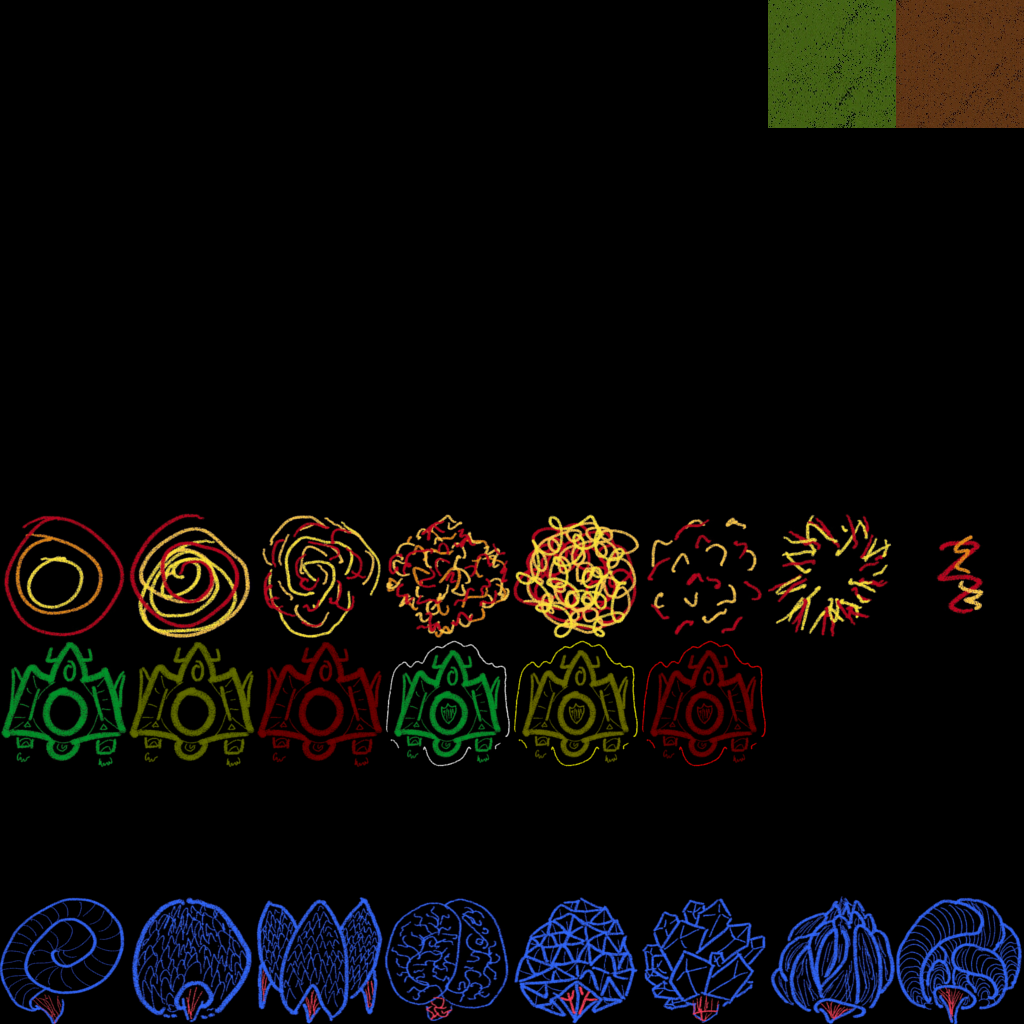
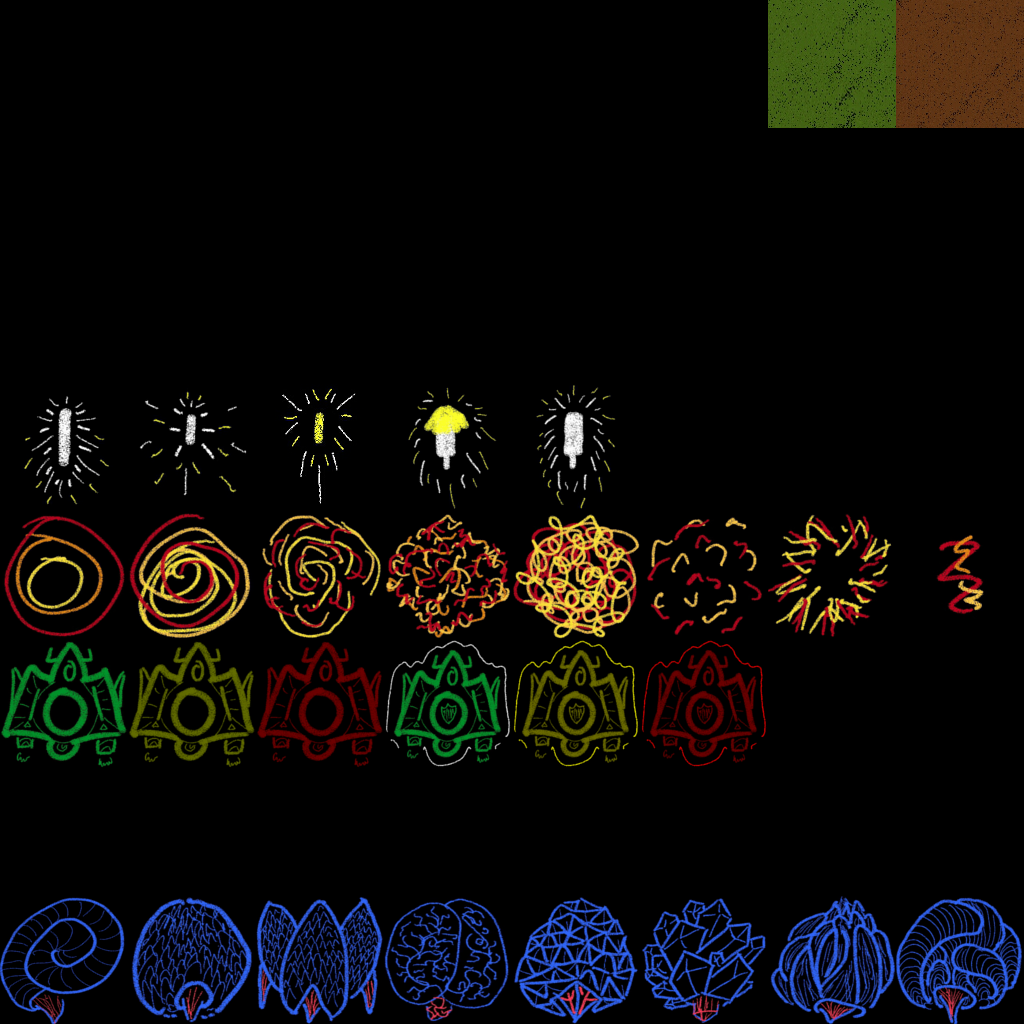
Revision of a layered 1024x1024 image; what changed, layer by layer:
added layer "Pasted Layer" above "Background" over [535, 385, 617, 510]
painted on "Background" over [21, 384, 497, 510]
